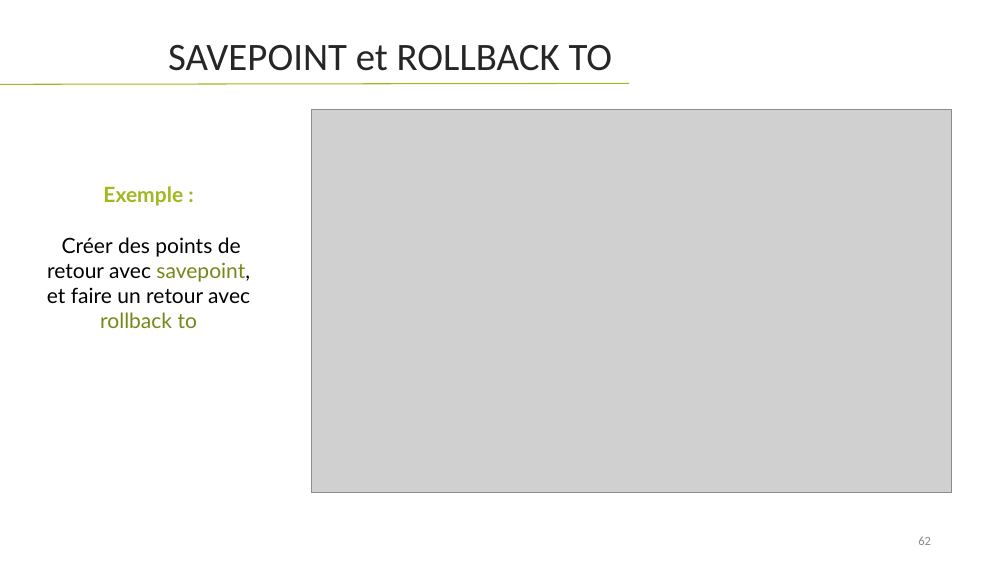
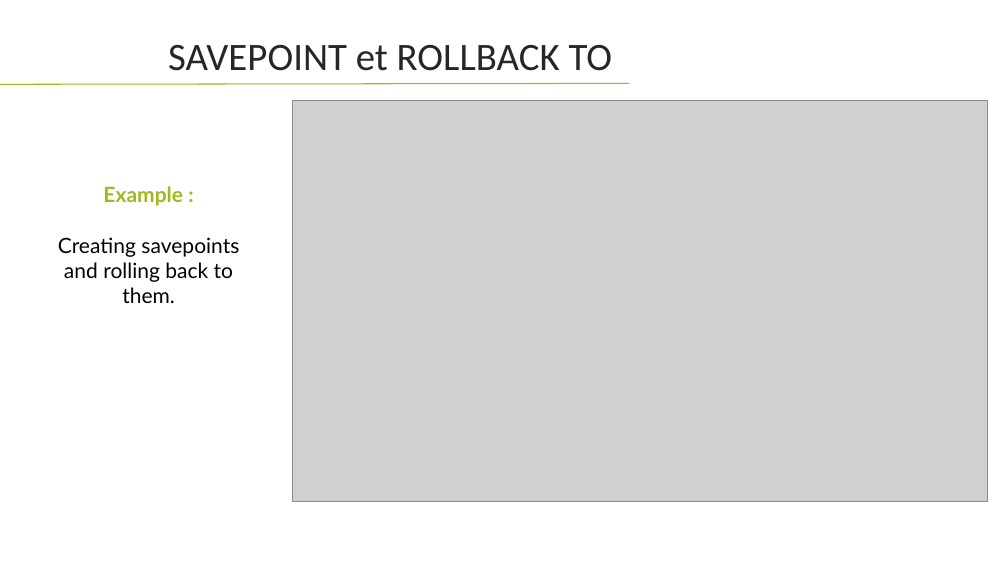
Before and after one commit to lahcenrahlaoui/Wingardium_Leviosaaaa, a slide deck: slide 64 of Presentation-projet-SQLite (1) - Copy.pptx (slide 62 before the commit). Drawn at 1008x567 pixels with LibreOffice and Linux fonts; fonts in the diff are those of the drawing; grey boxes stand for pictures. Boxes give left, top, right and bottom in pixels: in the first picture for what was removed or moved away, otherwise in the second. Text is boxed around its words. In the diff, an @@ line names an element or a change of style, - is before the commit and + after.

```diff
--- a/Presentation-projet-SQLite (1) - Copy.pptx
+++ b/Presentation-projet-SQLite (1) - Copy.pptx
@@ picture: place and size @@
-picture at <box>312,109,951,493</box>
+picture at <box>293,101,987,502</box>
@@ text at <box>58,186,239,303</box>: text changed @@
-Exemple :
-Créer des points de retour avec savepoint, et faire un retour avec rollback to
+Example :
+Creating savepoints and rolling back to them.
@@ page number removed at <box>918,536,931,545</box> @@
-62
```
Also in this commit, not shown: 27 other slides changed, 11 slides added, 10 slides removed.
